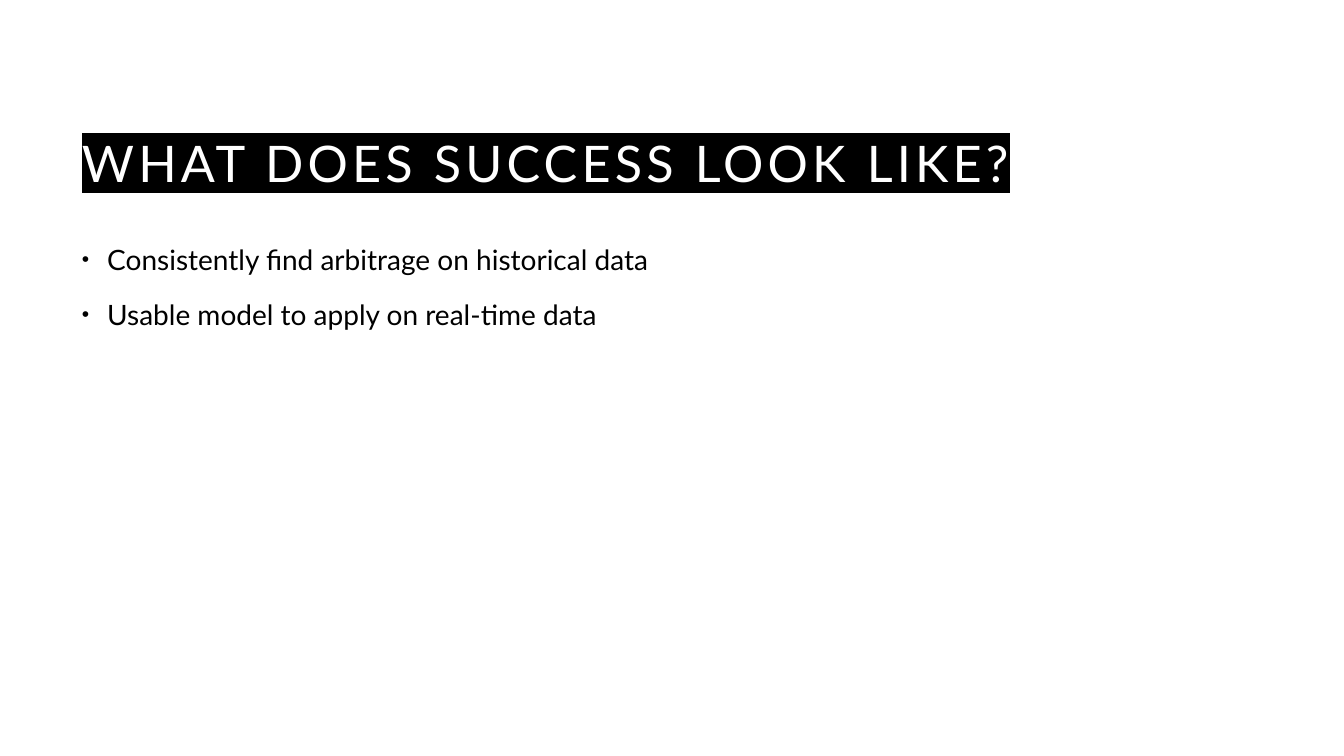
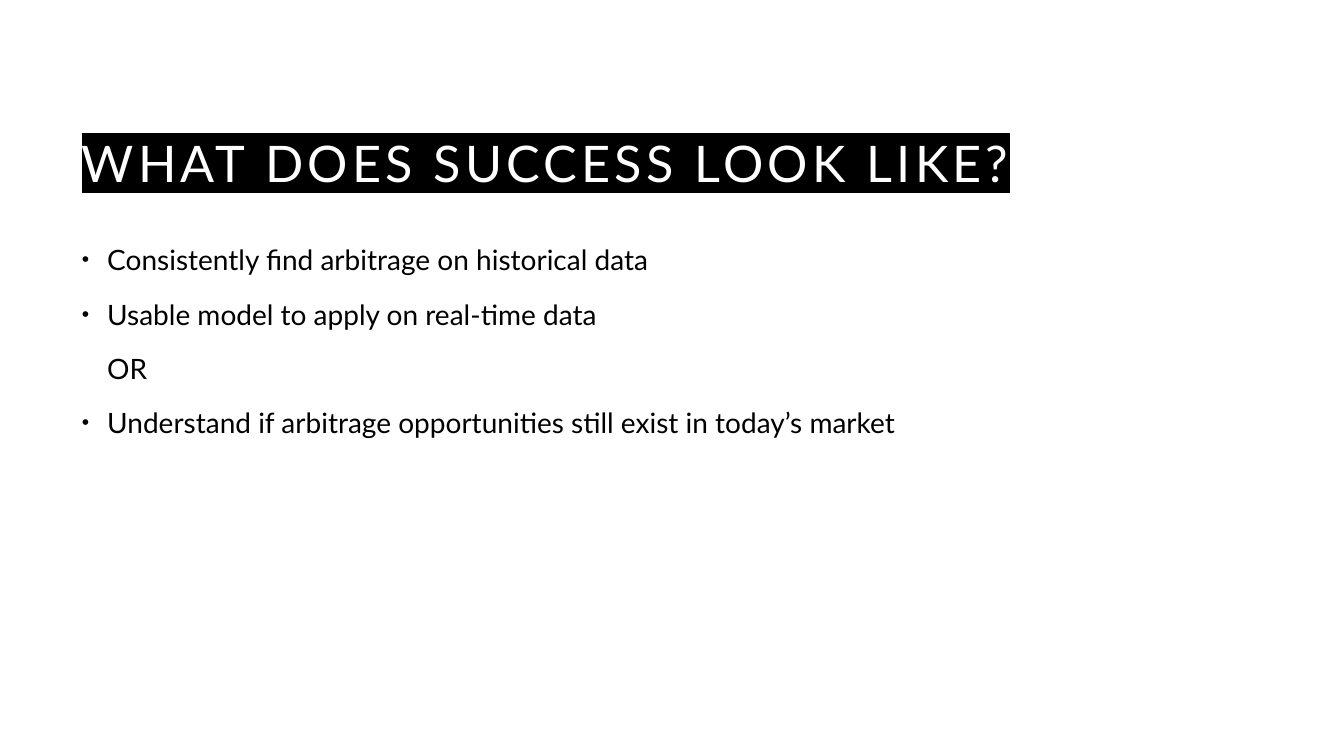
Before and after one commit to guyHarem/TAU_DS_Project, a slide deck: slide 9 of Presentations/DS-project-poc.pptx (slide 8 before the commit). Drawn at 1344x756 pixels with LibreOffice and Linux fonts; fonts in the diff are those of the drawing. Boxes give left, top, right and bottom in pixels: in the first picture for what was removed or moved away, otherwise in the second. Text is boxed around its words. In the diff, an @@ line names an element or a change of style, - is before the commit and + after.

```diff
--- a/Presentations/DS-project-poc.pptx
+++ b/Presentations/DS-project-poc.pptx
@@ text at <box>107,358,895,438</box>: paragraphs added @@
+OR
+• Understand if arbitrage opportunities still exist in today’s market
```
Also in this commit, not shown: 14 other slides changed, 3 slides added, 1 slide removed.
